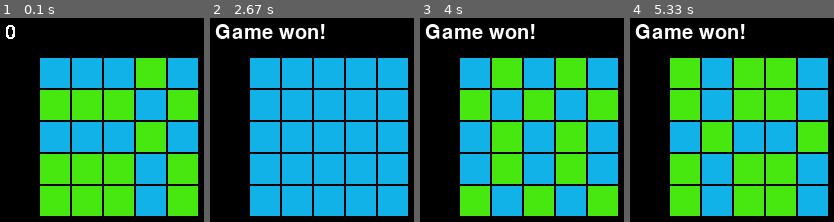
Above: before the commit, frames 1-4 (left to right).
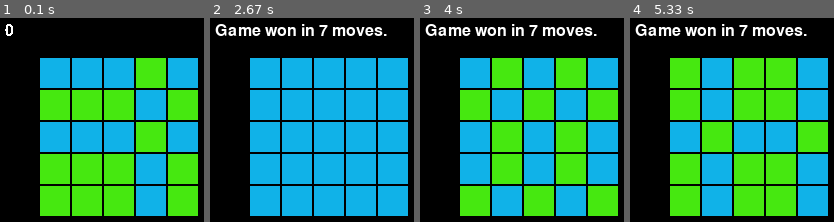
Above: after the commit, the same moments.

Repository: centipeda/pygame-shockwave
Game: pygame game, started from shockgame.py
Two runs of this game, one before a commit and one after it. Both use one fixed random seed, a clock stepped at 60 frames per second and the inputs below. The source is Python 2; it was converted automatically to run under Python 3.
Inputs (mouse positions are in pixels of both pictures, inside the frame that each line leads up to):
- Up to frame 1 (0.1 s): no input
- Up to frame 2 (2.67 s): press the mouse at (265, 201) at 0.37 s; move the mouse to (324, 132) at 0.47 s; release the mouse at (383, 62) at 0.6 s; press the mouse at (297, 168) at 0.7 s; move the mouse to (348, 162) at 0.8 s; release the mouse at (399, 156) at 0.93 s; click (379, 105) at 1.05 s; press the mouse at (265, 73) at 1.37 s; move the mouse to (271, 142) at 1.47 s; release the mouse at (277, 211) at 1.6 s; press the mouse at (265, 73) at 1.7 s; move the mouse to (261, 81) at 1.8 s; release the mouse at (261, 91) at 1.93 s; press the mouse at (393, 73) at 2.03 s; move the mouse to (373, 69) at 2.13 s; release the mouse at (356, 69) at 2.27 s; click (385, 101) at 2.38 s
- Up to frame 3 (4 s): press the mouse at (603, 168) at 2.7 s; move the mouse to (570, 160) at 2.8 s; release the mouse at (536, 150) at 2.93 s; press the mouse at (538, 168) at 3.03 s; move the mouse to (556, 142) at 3.13 s; release the mouse at (573, 117) at 3.27 s; press the mouse at (538, 168) at 3.37 s; move the mouse to (532, 189) at 3.47 s; release the mouse at (524, 211) at 3.6 s; press the mouse at (603, 136) at 3.7 s; move the mouse to (550, 140) at 3.8 s; release the mouse at (499, 142) at 3.93 s
- Up to frame 4 (5.33 s): press the mouse at (780, 168) at 4.03 s; move the mouse to (803, 150) at 4.13 s; release the mouse at (827, 132) at 4.27 s; press the mouse at (780, 201) at 4.37 s; move the mouse to (787, 134) at 4.47 s; release the mouse at (793, 69) at 4.6 s; click (674, 132) at 4.72 s; press the mouse at (813, 136) at 5.03 s; move the mouse to (742, 160) at 5.13 s; release the mouse at (674, 183) at 5.27 s

The runs differ from the first frame. In frame 1, 0.2% of the frame differs, in the area x 2-8%, y 2-11%; in frame 2, 3.1%, in the area x 2-87%, y 2-11%; in frame 3, 3.1%; in frame 4, 3.1%.

Commit message:
Score now locks after winning.

Diff:
--- a/shockgame.py
+++ b/shockgame.py
@@ -8,28 +8,28 @@
 # All constants referenced are stored in the shockobjs.py file.
 
 def main():
-    # create window
+    # Creating window.
     SCREEN = pygame.display.set_mode((WINW,WINH))
     pygame.display.set_caption(NAME)
     SCREEN.fill(BGCOLOR)
 
-    # create game grid
+    # Creating game grid.
     mainGrid = create_grid(GRIDW,GRIDH)
     mainGrid.assign_rects()
     mainGrid.draw_grid(SCREEN)
 
-    # draw score counter
+    # Drawing score counter.
     scorecount = Score()
     scorerect = SCREEN.blit(scorecount.render(),(5,5))
 
-    # randomize game grid
+    # Randomizing tiles.
     mainGrid.randomize_tiles()
 
+    # For victory-checking.
     won = False
 
     while True: # main loop
         clickCoords = None
-        # quit if window closed
         for event in pygame.event.get():
             if event.type == pygame.QUIT:
                 pygame.quit()
@@ -38,6 +38,7 @@
                 clickCoords = event.pos
 
         # Checks if there's a tile at the clicked location.
+        # If so, flips tiles.
         if clickCoords is not None:
             clickedTile = tile_at_location(mainGrid,clickCoords)
             if clickedTile is not False:
@@ -49,13 +50,10 @@
                             mainGrid.flip_column(clickedTile.gridcol)
                             scorecount.count += 1
 
-        # Updates score count on board.
+        # Updates score count on board, or displays victory message.
         if not won:
             SCREEN.fill(BGCOLOR,rect=scorerect)
             scorerect = SCREEN.blit(scorecount.render(),(5,5))
-        else:
-            SCREEN.fill(BGCOLOR,rect=scorerect)
-            scorerect = SCREEN.blit(scorecount.renderwin(),(5,5))
 
 
         # Updates colors of tiles in board.
@@ -68,8 +66,10 @@
 
         # Checks if game is finished.
         if game_won(mainGrid) and not won:
-            print "Game won in {} moves.".format(scorecount.count)
             won = True
+            SCREEN.fill(BGCOLOR,rect=scorerect)
+            scorerect = SCREEN.blit(scorecount.renderwin(),(5,5))
+
 
         pygame.display.update()
 
--- a/shockobjs.py
+++ b/shockobjs.py
@@ -26,20 +26,27 @@
 # centers grid in window
 WINW = ((XMARGIN * 2) + ((TILEWIDTH + XTILEGAP) * GRIDW))
 WINH = ((YMARGIN * 2) + ((TILEHEIGHT + YTILEGAP) * GRIDH))
+FONTSIZE = WINH / 10
 
 class Score():
     def __init__(self):
         self.count = 0
         self.font = None
-        self.size = 30
-        self.text = pygame.font.Font(self.font,self.size)
+        self.size = 20
+        self.text = pygame.font.Font(self.font,FONTSIZE)
 
     def render(self):
         txtsurf = self.text.render(str(self.count),False,WHITE)
         return txtsurf
 
     def renderwin(self):
-        txtsurf = self.text.render("Game won!",True,WHITE)
+        if self.count > 1:
+            recount = self.count
+            vicmesg = "Game won in {} moves.".format(recount)
+        else:
+            vicmesg = "Game won in 1 move."
+
+        txtsurf = self.text.render(vicmesg,True,WHITE)
         return txtsurf
 
 class Tile():
